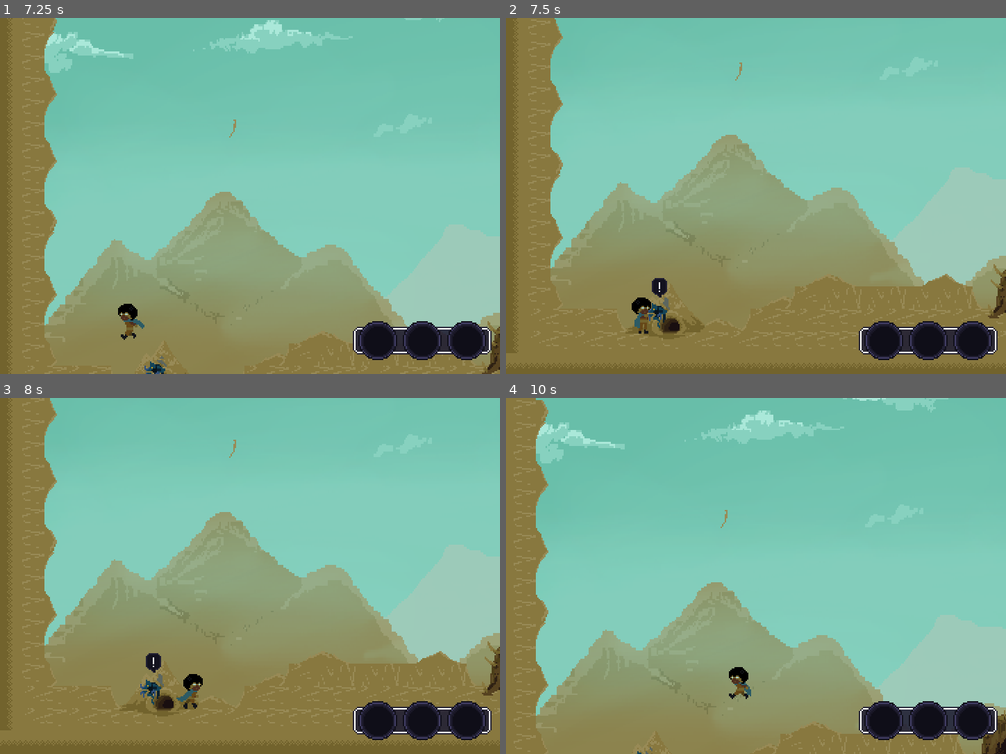
Above: before the commit, frames 1-4 (two rows, left to right).
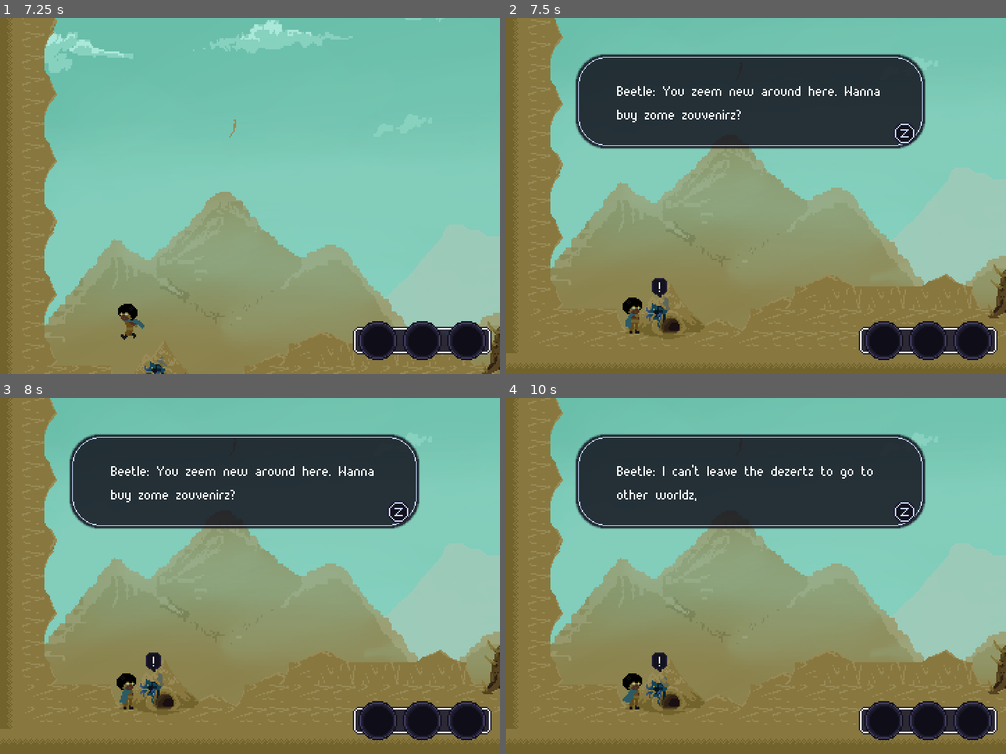
Above: after the commit, the same moments.

Repository: gpelussi/home_ggj19
Game: Godot game, scene res://HomeScreen/HomeScreen.tscn
Same seed, same stepped clock (60 frames per second), same inputs: the game is played once before the commit and once after it.
Inputs:
- Up to frame 1 (7.25 s): hold Z (ACTION_CONFIRM) 0.53-1.28 s; hold Right (DIR_RIGHT) 0.53-2.03 s; tap Space (ACTION_JUMP) at 0.77, 1.52, 3.02, 3.77, 4.52, 6.02, 6.77 s; tap Z (ACTION_CONFIRM) every 1.5 s from 1.35 to 5.85 s; tap Enter at 2 s; hold Left (DIR_LEFT) 2.03-2.78 s; hold Z (ACTION_CONFIRM) 2.03-2.78 s; hold Right (DIR_RIGHT) 2.78-4.28 s; hold Z (ACTION_CONFIRM) 3.53-4.28 s; hold Left (DIR_LEFT) 4.28-5.03 s; hold Right (DIR_RIGHT) 5.03-5.78 s; hold Z (ACTION_CONFIRM) 5.03-5.78 s; hold Left (DIR_LEFT) from 5.78 s (still down); hold Z (ACTION_CONFIRM) from 6.53 s (still down)
- Up to frame 2 (7.5 s): release Left (DIR_LEFT) at 7.28 s; release Z (ACTION_CONFIRM) at 7.28 s; hold Right (DIR_RIGHT) from 7.28 s (still down); tap Z (ACTION_CONFIRM) at 7.35 s
- Up to frame 3 (8 s): keep holding Right (DIR_RIGHT); tap Space (ACTION_JUMP) at 7.52 s
- Up to frame 4 (10 s): hold Z (ACTION_CONFIRM) 8.03-8.78 s; tap Z (ACTION_CONFIRM) at 8.85 s; tap Space (ACTION_JUMP) at 9.02, 9.77 s; release Right (DIR_RIGHT) at 9.53 s; hold Left (DIR_LEFT) from 9.53 s (still down); hold Z (ACTION_CONFIRM) from 9.53 s (still down)

Frame 1 is identical in both runs. In frame 2, 19% of the frame differs, in the area x 13-84%, y 10-89%; in frame 3, 19%; in frame 4, 58%, in the area x 1-100%, y 0-100%.

Commit message:
add personagens até o Squirrel

Diff:
--- a/src/Bodies/NPCs/Beetle/Beetle.tscn
+++ b/src/Bodies/NPCs/Beetle/Beetle.tscn
@@ -1,8 +1,12 @@
-[gd_scene load_steps=5 format=2]
+[gd_scene load_steps=9 format=2]
 
 [ext_resource path="res://Bodies/NPCs/NPC.tscn" type="PackedScene" id=1]
 [ext_resource path="res://Bodies/Components/InteractionEvent.tscn" type="PackedScene" id=2]
-[ext_resource path="res://Bodies/NPCs/Beetle/Sprite.tscn" type="PackedScene" id=3]
+[ext_resource path="res://Bodies/Components/Commands/Condition.tscn" type="PackedScene" id=3]
+[ext_resource path="res://Bodies/Components/Commands/TextBox.tscn" type="PackedScene" id=4]
+[ext_resource path="res://Bodies/Components/Commands/AwardItem.tscn" type="PackedScene" id=5]
+[ext_resource path="res://Bodies/Components/Commands/GiftItem.tscn" type="PackedScene" id=6]
+[ext_resource path="res://Bodies/NPCs/Beetle/Sprite.tscn" type="PackedScene" id=7]
 
 [sub_resource type="RectangleShape2D" id=1]
 
@@ -22,12 +26,19 @@
 
 [node name="InteractionEvent" parent="Interaction" index="1" instance=ExtResource( 2 )]
 
-text_default = "Bzzzzzzz!
+[node name="Condition" parent="Interaction/InteractionEvent" index="0" instance=ExtResource( 3 )]
 
-Znackzz... pleazzz"
-text_alt_1 = "Beetle: You zeem new around here. Wanna buy zome zouvenirz?
+editor/display_folded = true
+check_if_player_has_item = 0
+check_if_npc_has_item = 0
 
-Player: I am! I'm looking for a place to stay. I don't know if I have this planet's currency.
+[node name="TextBox" parent="Interaction/InteractionEvent/Condition" index="0" instance=ExtResource( 4 )]
+
+dialogue_text = "Beetle: You zeem new around here. Wanna buy zome zouvenirz?
+
+Player: I am! I'm looking for a place to stay.
+
+Player: But I don't know if I have this planet's currency.
 
 Beetle: I can't leave the dezertz to go to other worldz,
 
@@ -37,7 +48,55 @@
 
 Beetle: Here, take thiz to Penguin.
 "
-text_alt_2 = "Player: Hey! Remember me?
+
+[node name="AwardItem" parent="Interaction/InteractionEvent/Condition" index="1" instance=ExtResource( 5 )]
+
+_sections_unfolded = [ "Pause" ]
+item_to_give = "Calculator"
+
+[node name="Condition2" parent="Interaction/InteractionEvent" index="1" instance=ExtResource( 3 )]
+
+editor/display_folded = true
+check_if_player_has_item = 1
+has_item = "Calculator"
+check_if_npc_has_item = 0
+
+[node name="TextBox" parent="Interaction/InteractionEvent/Condition2" index="0" instance=ExtResource( 4 )]
+
+dialogue_text = "Player: Do you need anything else?
+
+Beetle: Oh! I'm alwayz in need of exotic itemz for clientz all around the dezertz.
+
+Beetle: If you come acrozz zomething called… a Zaw…
+
+Beetle: I’m looking for one of thoze, yez.
+
+Beetle: Zelling thiz zpecial requezt would help me afford to zee my daughterz again.
+
+Beetle: I mizz them back home.
+"
+
+[node name="AwardItem" parent="Interaction/InteractionEvent/Condition2" index="1" instance=ExtResource( 5 )]
+
+[node name="Condition3" parent="Interaction/InteractionEvent" index="2" instance=ExtResource( 3 )]
+
+editor/display_folded = true
+check_if_player_has_item = 0
+check_if_npc_has_item = 0
+
+[node name="GiftItem" parent="Interaction/InteractionEvent/Condition3" index="0" instance=ExtResource( 6 )]
+
+item_to_give = "Chainsaw"
+who_to_give_item_to = "Beetle"
+
+[node name="GiftItem2" parent="Interaction/InteractionEvent/Condition3" index="1" instance=ExtResource( 6 )]
+
+item_to_give = "Mask"
+who_to_give_item_to = "Beetle"
+
+[node name="TextBox" parent="Interaction/InteractionEvent/Condition3" index="2" instance=ExtResource( 4 )]
+
+dialogue_text = "Player: Hey! Remember me?
 
 Beetle: Bzz… Of courze… You’ve been helping a lot of people.
 
@@ -51,15 +110,11 @@
 
 Beetle: Theze muzt be worth a fortune out in the dezertz!
 
-...
-
 Player: They should, right? Pretty odd items.
 
-Beetle: Now I can dream again of ztaying with my daugtherz! Thank you for everything, ztranger…
+Beetle: Now I can dream again of ztaying with my daugtherz!
 
+Beetle: Thank you for everything, ztranger…!
 "
-item_given_on_first_text = "Calculator"
-item_given_on_second_text = "Coin"
-item_given_on_third_text = ""
 
-[node name="Sprite" parent="." index="3" instance=ExtResource( 3 )]
+[node name="Sprite" parent="." index="3" instance=ExtResource( 7 )]
--- a/src/Bodies/NPCs/Cthulu/Cthulu.tscn
+++ b/src/Bodies/NPCs/Cthulu/Cthulu.tscn
@@ -2,9 +2,9 @@
 
 [ext_resource path="res://Bodies/NPCs/NPC.tscn" type="PackedScene" id=1]
 [ext_resource path="res://Bodies/Components/InteractionEvent.tscn" type="PackedScene" id=2]
-[ext_resource path="res://Bodies/Components/Commands/Condition.tscn" type="PackedScene" id=3]
-[ext_resource path="res://Bodies/Components/Commands/TextBox.tscn" type="PackedScene" id=4]
-[ext_resource path="res://Bodies/Components/Commands/GiftItem.tscn" type="PackedScene" id=5]
+[ext_resource path="res://Bodies/Components/Commands/TextBox.tscn" type="PackedScene" id=3]
+[ext_resource path="res://Bodies/Components/Commands/Condition.tscn" type="PackedScene" id=4]
+[ext_resource path="res://Bodies/Components/Commands/AwardItem.tscn" type="PackedScene" id=5]
 [ext_resource path="res://Bodies/NPCs/Cthulu/Sprite.tscn" type="PackedScene" id=6]
 
 [sub_resource type="RectangleShape2D" id=1]
@@ -12,7 +12,7 @@
 custom_solver_bias = 0.0
 extents = Vector2( 16, 16 )
 
-[node name="Cthulu" instance=ExtResource( 1 )]
+[node name="Cthulu" index="0" instance=ExtResource( 1 )]
 
 [node name="HitBox" parent="." index="0"]
 
@@ -25,63 +25,45 @@
 
 [node name="InteractionEvent" parent="Interaction" index="1" instance=ExtResource( 2 )]
 
-[node name="Contition_Book" parent="Interaction/InteractionEvent" index="0" instance=ExtResource( 3 )]
+[node name="TextBox" parent="Interaction/InteractionEvent" index="0" instance=ExtResource( 3 )]
+
+dialogue_text = "Cultist: Come here Reptiles… I need thee...
+"
+
+[node name="Condition" parent="Interaction/InteractionEvent" index="1" instance=ExtResource( 4 )]
 
 check_if_player_has_item = 1
-has_item = "Book"
+has_item = "Lizard"
 check_if_npc_has_item = 0
 
-[node name="TextBox" parent="Interaction/InteractionEvent/Contition_Book" index="0" instance=ExtResource( 4 )]
-
-dialogue_text = "Cultist: This thing you are carrying, my dear, I can write symbols on the sand with it, can’t I?
-
-Player: Um… I think so?
-
-Cultist: Good. Then it shall serve me well. Can I have it?
-
-Cultist: Of course, you’ll be rewarded.
-
-Player: Of course. What will you write with it?
-
-Cultist: The ritual’s chant, so the Elder One might join us in this world.
-
-Cultist: I moved to this planet after hearing about its origins and supernatural connections.
-
-Cultist: Here, my home is closer to my beliefs.
-
-Player: I’d rather not ask anything else.
-
-Player: But sounds fun! Good luck with your new home… and your ritual.
-
-Cultist: You shall be saved with us, my dear. Take this amulet with you and you might be protected."
-
-[node name="GiftItem" parent="Interaction/InteractionEvent/Contition_Book" index="1" instance=ExtResource( 5 )]
+[node name="AwardItem" parent="Interaction/InteractionEvent/Condition" index="0" instance=ExtResource( 5 )]
 
 item_to_give = "Book"
-who_to_give_item_to = "Cthulu"
 
-[node name="Condition_Default" parent="Interaction/InteractionEvent" index="1" instance=ExtResource( 3 )]
+[node name="TextBox" parent="Interaction/InteractionEvent/Condition" index="1" instance=ExtResource( 3 )]
 
-check_if_player_has_item = 2
-has_item = "Book"
-check_if_npc_has_item = 1
-npc_which = "Cthulu"
-npc_which_item = "Book"
+dialogue_text = "Cultist: Ph'nglui mglw'nafh Cthulhu R'lyeh wgah'nagl fhtagn.
 
-[node name="TextBox" parent="Interaction/InteractionEvent/Condition_Default" index="0" instance=ExtResource( 4 )]
+Player: Excuse me?
 
-dialogue_text = "Cultist: Thanks for the book."
+Cultist: Oh, pardon me. It’s nothing.
 
-[node name="Condition_Default2" parent="Interaction/InteractionEvent" index="2" instance=ExtResource( 3 )]
+Cultist: I see you carry with yourself a peculiar reptile. Mind if I keep it?
 
-check_if_player_has_item = 0
-check_if_npc_has_item = 2
-npc_which = "Cthulu"
-npc_which_item = "Book"
+Player: Hm… Sure. I heard it’s the finest spice of the deserts.
 
-[node name="TextBox" parent="Interaction/InteractionEvent/Condition_Default2" index="0" instance=ExtResource( 4 )]
+Cultist: Spice?! Oh no, my dear.
 
-dialogue_text = "Cultist: Hello."
+Cultist: This shall be the perfect vessel to Our Lord and Saviour.
+
+Player: ...Okay…
+
+Cultist: Here, have this book as a token of my gratitude.
+
+Cultist: It keeps secrets beyond mundane understandment.
+
+Cultist: Now… where could I find something to draw patterns on this volatile sand?
+"
 
 [node name="Sprite" parent="." index="2" instance=ExtResource( 6 )]
 
--- a/src/Bodies/NPCs/Jabafrog/Jabafrog.tscn
+++ b/src/Bodies/NPCs/Jabafrog/Jabafrog.tscn
@@ -1,8 +1,11 @@
-[gd_scene load_steps=5 format=2]
+[gd_scene load_steps=8 format=2]
 
 [ext_resource path="res://Bodies/NPCs/NPC.tscn" type="PackedScene" id=1]
 [ext_resource path="res://Bodies/Components/InteractionEvent.tscn" type="PackedScene" id=2]
-[ext_resource path="res://Bodies/NPCs/Jabafrog/Sprite.tscn" type="PackedScene" id=3]
+[ext_resource path="res://Bodies/Components/Commands/TextBox.tscn" type="PackedScene" id=3]
+[ext_resource path="res://Bodies/Components/Commands/Condition.tscn" type="PackedScene" id=4]
+[ext_resource path="res://Bodies/Components/Commands/AwardItem.tscn" type="PackedScene" id=5]
+[ext_resource path="res://Bodies/NPCs/Jabafrog/Sprite.tscn" type="PackedScene" id=6]
 
 [sub_resource type="RectangleShape2D" id=1]
 
@@ -22,9 +25,22 @@
 
 [node name="InteractionEvent" parent="Interaction" index="1" instance=ExtResource( 2 )]
 
-first_needed_item = "Coin"
-second_needed_item = "Fish"
-text_alt_1 = "Jaba: Howdy! I see you got some coins in there, partner.
+[node name="TextBox" parent="Interaction/InteractionEvent" index="0" instance=ExtResource( 3 )]
+
+_sections_unfolded = [ "Pause" ]
+dialogue_text = "Jaba: Howdy! Wanna buy some Lizards?
+"
+
+[node name="Condition" parent="Interaction/InteractionEvent" index="1" instance=ExtResource( 4 )]
+
+editor/display_folded = true
+check_if_player_has_item = 1
+has_item = "Coin"
+check_if_npc_has_item = 0
+
+[node name="TextBox" parent="Interaction/InteractionEvent/Condition" index="0" instance=ExtResource( 3 )]
+
+dialogue_text = "Jaba: Howdy! I see you got some coins in there, partner.
 
 Jaba: Wanna take home one of the finest spice of the Desert?
 
@@ -34,38 +50,15 @@
 
 Jaba: Growing Lizards’ been the family business since two generations ago.
 
-Jaba: One day I’ll grow so many of them, that I could give to those who starve here in the sands.
+Jaba: One day I’ll grow so many of them,
 
-Jaba: I wish I could find good food so they’d grow lots. Food that’d make them happy, ya know?
+Jaba: that I could give to those who starve here in the sands.
+
+Jaba: I wish I could find good food so they’d grow lots.
+
+Jaba: Food that’d make them happy, ya know?
 "
-text_alt_2 = "Player: Howdy!
 
-Jaba: Heya there, pal. What’s this big fish ya’ carrying now?!
+[node name="AwardItem" parent="Interaction/InteractionEvent/Condition" index="1" instance=ExtResource( 5 )]
 
-Player: Well, you said you needed something better for your lizards to eat,
-
-Player: so they would grow bigger and better. I found this.
-
-Jaba: Ya serious?! This gon’ be amazing! I’ll feed’em right away.
-
-Jaba: Geez… I never knew I would finally be able to help those poor kids.
-
-Jaba: I owe you big time, pal.
-
-Player: No need to worry. I’m just looking for a home.
-
-Jaba: Well, aren’t we all? But hey, home is where you share, where you help people.
-
-Jaba: And ya doing it. Ya helping a whole lotta people, aren’t ya?
-
-Player: Yeah… I guess so.
-
-Jaba: Then don’t worry a bit. And take this! Might be somehow useful to ya.
-
-Jaba: With the knew lizard food you gave me I won’t need it anymore.
-"
-item_given_on_first_text = "Lizard"
-item_given_on_second_text = "Rake"
-item_given_on_third_text = ""
-
-[node name="Sprite" parent="." index="3" instance=ExtResource( 3 )]
+[node name="Sprite" parent="." index="3" instance=ExtResource( 6 )]
--- a/src/Bodies/NPCs/Penguin/Penguin.tscn
+++ b/src/Bodies/NPCs/Penguin/Penguin.tscn
@@ -1,8 +1,12 @@
-[gd_scene load_steps=5 format=2]
+[gd_scene load_steps=9 format=2]
 
 [ext_resource path="res://Bodies/NPCs/NPC.tscn" type="PackedScene" id=1]
 [ext_resource path="res://Bodies/Components/InteractionEvent.tscn" type="PackedScene" id=2]
-[ext_resource path="res://Bodies/NPCs/Penguin/Sprite.tscn" type="PackedScene" id=3]
+[ext_resource path="res://Bodies/Components/Commands/TextBox.tscn" type="PackedScene" id=3]
+[ext_resource path="res://Bodies/Components/Commands/Condition.tscn" type="PackedScene" id=4]
+[ext_resource path="res://Bodies/Components/Commands/GiftItem.tscn" type="PackedScene" id=5]
+[ext_resource path="res://Bodies/Components/Commands/AwardItem.tscn" type="PackedScene" id=6]
+[ext_resource path="res://Bodies/NPCs/Penguin/Sprite.tscn" type="PackedScene" id=7]
 
 [sub_resource type="RectangleShape2D" id=1]
 
@@ -22,17 +26,32 @@
 
 [node name="InteractionEvent" parent="Interaction" index="1" instance=ExtResource( 2 )]
 
-first_needed_item = "Calculator"
-second_needed_item = "Katana"
-text_alt_1 = "Penguin: 'Sup. You here to taste my delicious sushi, bro?
+[node name="TextBox" parent="Interaction/InteractionEvent" index="0" instance=ExtResource( 3 )]
+
+dialogue_text = "Penguin: If you see the merchant, ask about my delivery!
+"
+
+[node name="Condition" parent="Interaction/InteractionEvent" index="1" instance=ExtResource( 4 )]
+
+check_if_player_has_item = 1
+has_item = "Calculator"
+check_if_npc_has_item = 0
+
+[node name="TextBox2" parent="Interaction/InteractionEvent/Condition" index="0" instance=ExtResource( 3 )]
+
+dialogue_text = "Penguin: 'Sup. You here to taste my delicious sushi, bro?
 
 Player: Actually, I have a delivery.
 
-Penguin: Man, you saved mah life! I'm no good at math stuff at all.
+Penguin: Man, you saved mah life!
+
+Penguin: I'm no good at math stuff at all.
 
 Penguin: I needed this for the restaurant bills and such.
 
-Penguin: That dude, I hope he's getting enough money to go home and see his daughters, yo.
+Penguin: That dude,
+
+Penguin: I hope he's getting enough money to go home and see his daughters, yo.
 
 Penguin: Bought the calculator to help him.
 
@@ -40,7 +59,9 @@
 
 Penguin: Dude haven’t got much time to see’em lately ‘cause of work.
 
-Penguin: Sad, right? By the way... if you happen to find a katana somewhere,
+Penguin: Sad, right? By the way...
+
+Penguin: if you happen to find a katana somewhere,
 
 Penguin: I can give you something in return for it.
 
@@ -48,9 +69,33 @@
 
 Penguin: Then you’re invited to come and eat here in my simple restaurant someday, yo.
 
-Penguin: Best way to feel like home is by tasting its flavor. But yea, anyways, tell Beetle I sent hello.
+Penguin:Best way to feel like home is by tasting its flavor.
+
+Penguin: But yea, anyways, tell Beetle I sent hello.
 "
-text_alt_2 = "Penguin: Yeaaaaaaaaaa! Look who’s back!
+
+[node name="Condition2" parent="Interaction/InteractionEvent" index="2" instance=ExtResource( 4 )]
+
+check_if_player_has_item = 1
+has_item = "Katana"
+check_if_npc_has_item = 0
+
+[node name="GiftItem" parent="Interaction/InteractionEvent/Condition2" index="0" instance=ExtResource( 5 )]
+
+item_to_give = "Katana"
+who_to_give_item_to = "Penguin"
+
+[node name="AwardItem" parent="Interaction/InteractionEvent/Condition2" index="1" instance=ExtResource( 6 )]
+
+item_to_give = "Fish"
+
+[node name="AwardItem2" parent="Interaction/InteractionEvent/Condition2" index="2" instance=ExtResource( 6 )]
+
+item_to_give = "Flower"
+
+[node name="TextBox" parent="Interaction/InteractionEvent/Condition2" index="3" instance=ExtResource( 3 )]
+
+dialogue_text = "Penguin: Yeaaaaaaaaaa! Look who’s back!
 
 Player: It’s me! Long time no see!
 
@@ -66,18 +111,15 @@
 
 Player: Oh! Really?
 
-Penguin: They’re known for their unique flavor
+Penguin: They’re known for their unique flavor,
 
 Penguin: one that makes everyone remember home.  My fave ingredient.
 
 Player: Cool… I might have just the use for it.
 
-Player: Hey! Can I maybe… take one of those flowers you have around?
+Player: Can I maybe… take one of those flowers you have around?
 
 Penguin: Flowers? Wha- Oh. Oh, sure. These aren’t even mine to keep, bro.
 "
-item_given_on_first_text = ""
-item_given_on_second_text = "Fish"
-item_given_on_third_text = "Flower"
 
-[node name="Sprite" parent="." index="3" instance=ExtResource( 3 )]
+[node name="Sprite" parent="." index="3" instance=ExtResource( 7 )]
--- a/src/Bodies/NPCs/Squirrel/Squirrel.tscn
+++ b/src/Bodies/NPCs/Squirrel/Squirrel.tscn
@@ -1,8 +1,11 @@
-[gd_scene load_steps=5 format=2]
+[gd_scene load_steps=8 format=2]
 
 [ext_resource path="res://Bodies/NPCs/NPC.tscn" type="PackedScene" id=1]
 [ext_resource path="res://Bodies/Components/InteractionEvent.tscn" type="PackedScene" id=2]
-[ext_resource path="res://Bodies/NPCs/Squirrel/Sprite.tscn" type="PackedScene" id=3]
+[ext_resource path="res://Bodies/Components/Commands/TextBox.tscn" type="PackedScene" id=3]
+[ext_resource path="res://Bodies/Components/Commands/Condition.tscn" type="PackedScene" id=4]
+[ext_resource path="res://Bodies/Components/Commands/AwardItem.tscn" type="PackedScene" id=5]
+[ext_resource path="res://Bodies/NPCs/Squirrel/Sprite.tscn" type="PackedScene" id=6]
 
 [sub_resource type="RectangleShape2D" id=1]
 
@@ -22,11 +25,28 @@
 
 [node name="InteractionEvent" parent="Interaction" index="1" instance=ExtResource( 2 )]
 
-first_needed_item = "Book"
-second_needed_item = "Amulet"
-text_alt_1 = "Squirrel: OH GOD!!!! THIS BOOK YOU’RE CARRYING!! IS IT FROM THAT STRANGE PLANET???
+[node name="TextBox" parent="Interaction/InteractionEvent" index="0" instance=ExtResource( 3 )]
 
-Squirrel: God, I feel like my dreams of knowing more about other planets are gonna come to life.
+dialogue_text = "Squirrel: I wish I could learn from other worlds...
+"
+
+[node name="Condition" parent="Interaction/InteractionEvent" index="1" instance=ExtResource( 4 )]
+
+check_if_player_has_item = 1
+has_item = "Book"
+check_if_npc_has_item = 0
+
+[node name="AwardItem" parent="Interaction/InteractionEvent/Condition" index="0" instance=ExtResource( 5 )]
+
+item_to_give = "Kigurumi"
+
+[node name="TextBox" parent="Interaction/InteractionEvent/Condition" index="1" instance=ExtResource( 3 )]
+
+dialogue_text = "Squirrel: OH GOD!!!! THIS BOOK YOU’RE CARRYING!!
+
+Squirrel: IS IT FROM THAT STRANGE PLANET???
+
+Squirrel: I feel like my dreams of knowing more about other planets are gonna come to life.
 
 Player: Well, it’s not from here, that’s for sure.
 
@@ -42,44 +62,5 @@
 
 Squirrel: Oh my goooooooooood it has the picture of an amulet in the cover!!!!!!
 "
-text_alt_2 = "Squirrel: OH NO. OH NO. OHNOOHNOOHNOOHNOOHNO.
 
-Player: Yeah, it’s the-
-
-Squirrel: IT’S THE AMULET!!!!!!!!!!!!!!!!!!!!!!!!
-
-Player: Hahaha! I knew you would like it.
-
-Squirrel: You kidding me?!
-
-Squirrel: Dude that’s even cooler than the book… my god…
-
-Player: It’s yours! It’s a gift.
-
-Squirrel: Thank you… I’m out of words.
-
-Squirrel: For years I’ve been wanting to get in touch with other cultures…
-
-Squirrel: Meeting other worlds... Doing research…
-
-Squirrel: My mom never let me explore the universe around.
-
-Squirrel: My home feels like a prison.
-
-Player: If you have knowledge, if you’re able to learn from inside your home,
-
-Player: then you’re never locked.
-
-Squirrel: Yeah… I guess you’re right. It’s all thanks to you, friend. Um… here.
-
-Squirrel: This pen-drive contains a lot of my research.
-
-Squirrel: Spread it. Make knowledge available to every home in the world.
-
-Squirrel:  One day, I’ll do it myself.
-"
-item_given_on_first_text = "Kigurumi"
-item_given_on_second_text = ""
-item_given_on_third_text = ""
-
-[node name="Sprite" parent="." index="3" instance=ExtResource( 3 )]
+[node name="Sprite" parent="." index="3" instance=ExtResource( 6 )]
